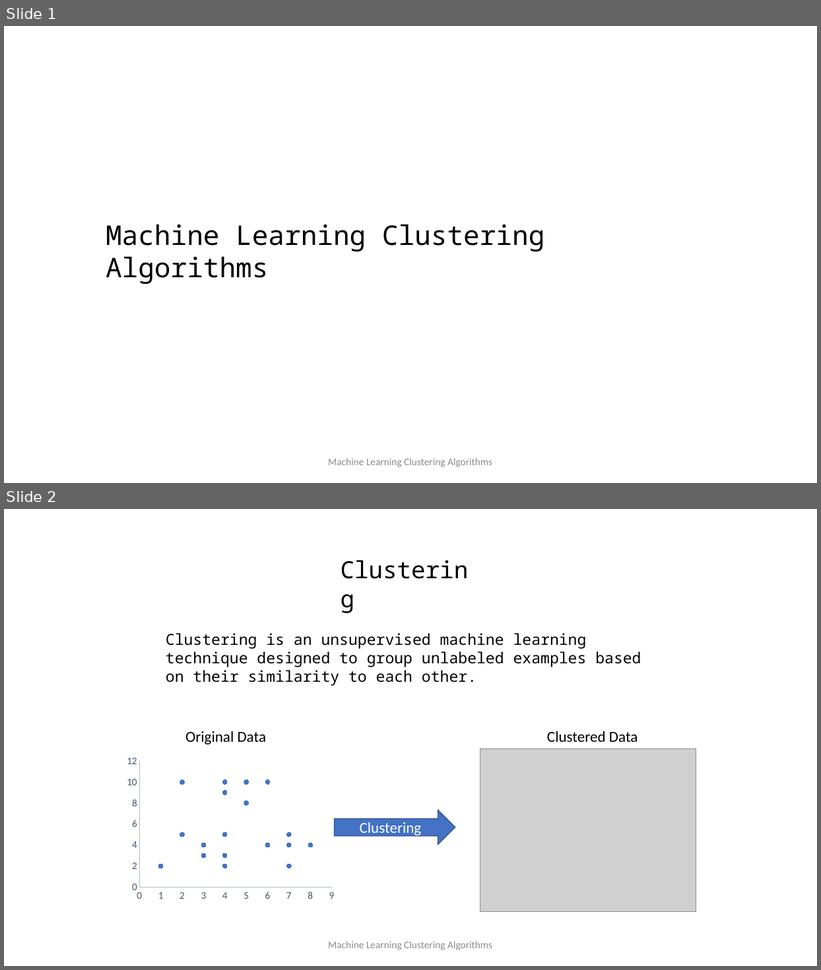
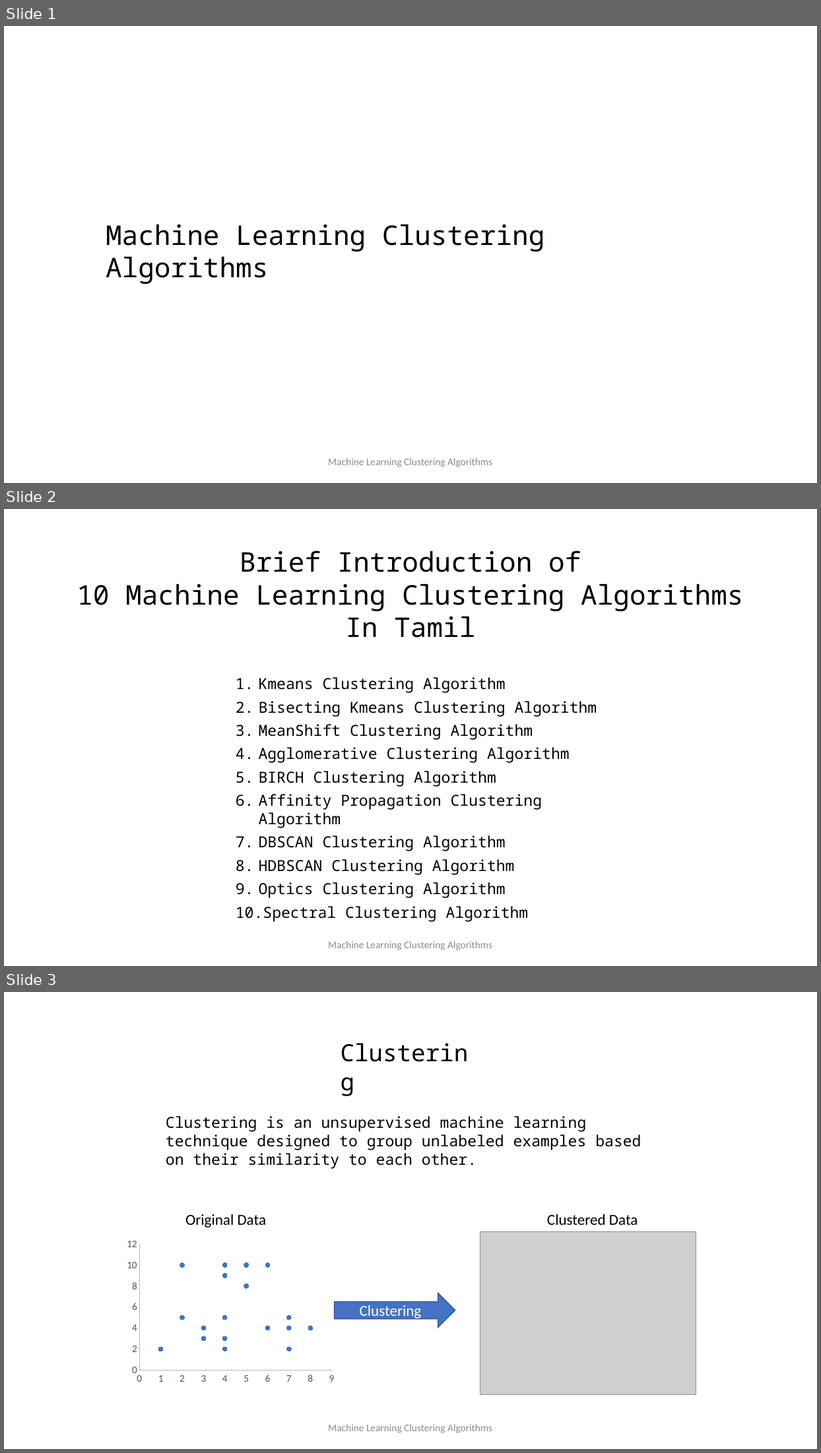
Before and after one commit to iampandiyan/MLClusteringAlgorithms, a slide deck: MLClusteringAlgorithms.pptx. Shown one above the other, each under a label of ours: slides 1 and 2 before the commit, slides 1, 2 and 3 after it. The pictures are 821x970 and 821x1453 pixels, drawn with LibreOffice and Linux fonts; fonts in the diff are those of the drawing; grey boxes stand for pictures. Boxes give left, top, right and bottom in pixels: in the first picture for what was removed or moved away, otherwise in the second. Text is boxed around its words. In the diff, an @@ line names an element or a change of style, - is before the commit and + after.

Commit message:
PPT

```diff
--- a/MLClusteringAlgorithms.pptx
+++ b/MLClusteringAlgorithms.pptx
@@ slide 2 added at (4,509,817,966), background #FFFFFF @@
@@ text added at (77,551,743,638), 32 pt, text #000000 @@
+Brief Introduction of
+10 Machine Learning Clustering Algorithms
+In Tamil
@@ text added at (259,677,597,898), 18 pt, text #000000 @@
+1. Kmeans Clustering Algorithm
+2. Bisecting Kmeans Clustering Algorithm
+3. MeanShift Clustering Algorithm
+4. Agglomerative Clustering Algorithm
+5. BIRCH Clustering Algorithm
+6. Affinity Propagation Clustering Algorithm
+7. DBSCAN Clustering Algorithm
+8. HDBSCAN Clustering Algorithm
+9. Optics Clustering Algorithm
+10. Spectral Clustering Algorithm
@@ text added at (328,941,492,951), 12 pt, text #8C8C8C @@
+Machine Learning Clustering Algorithms
@@ what was slide 2 is now slide 3 @@
```
Also in this commit, not shown: 1 other slide added.
